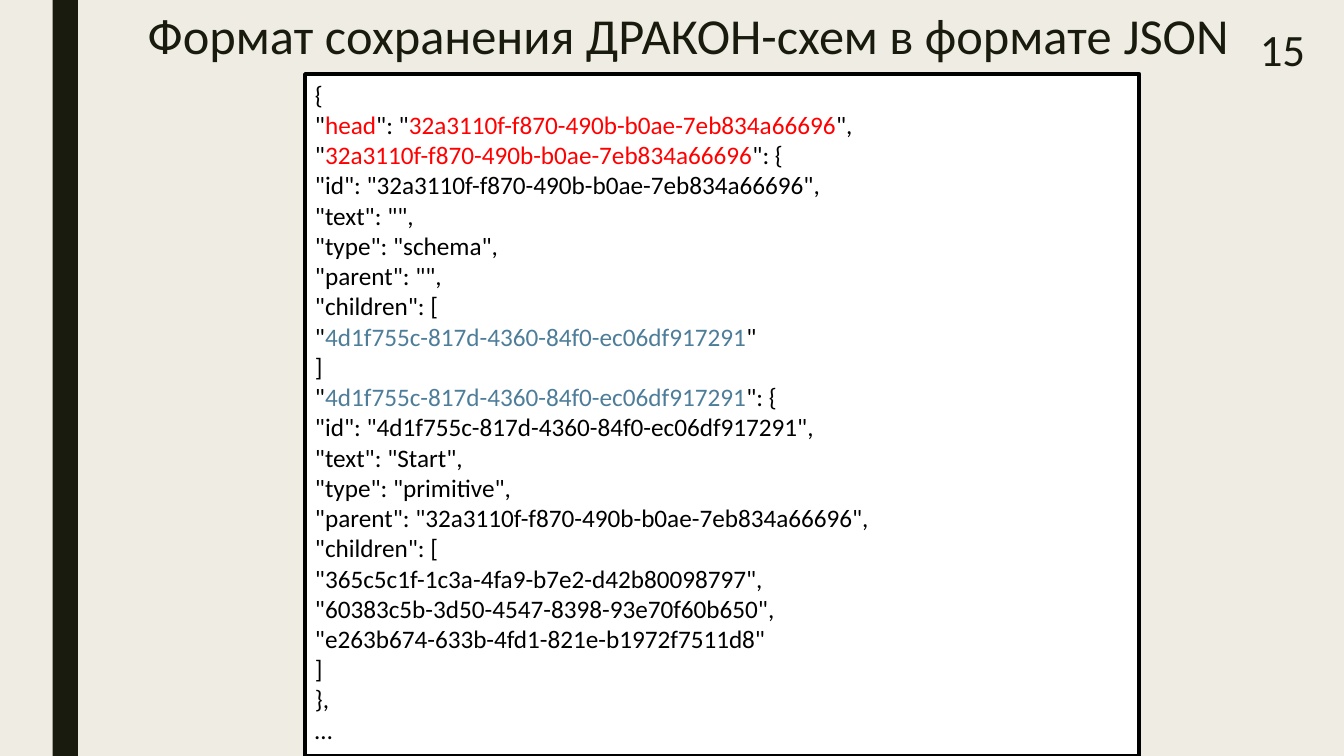
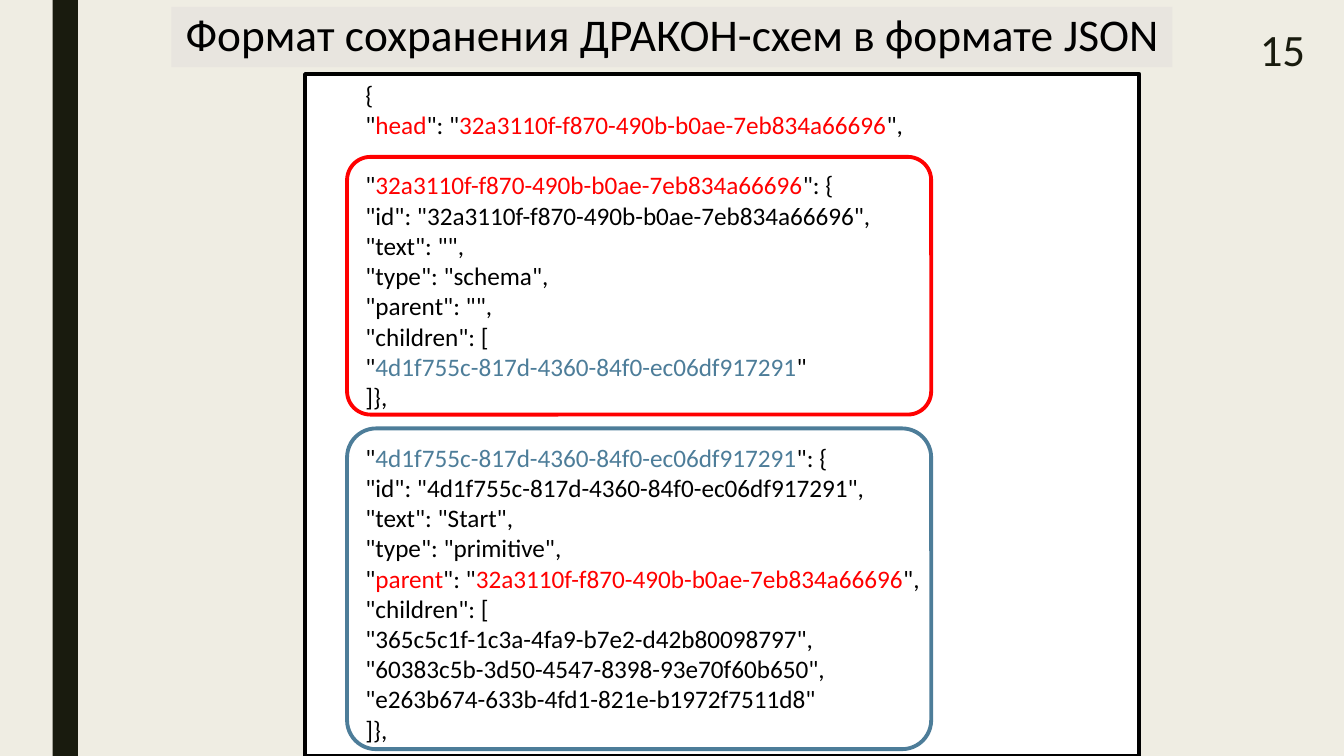
Before and after one commit to samarsky-canary/dragon, a slide deck: slide 15 of dizdocs/bakalavr.pptx. Drawn at 1344x756 pixels with LibreOffice and Linux fonts; fonts in the diff are those of the drawing. Boxes give left, top, right and bottom in pixels: in the first picture for what was removed or moved away, otherwise in the second. Text is boxed around its words. In the diff, an @@ line names an element or a change of style, - is before the commit and + after.

```diff
--- a/dizdocs/bakalavr.pptx
+++ b/dizdocs/bakalavr.pptx
@@ title "Формат сохранения ДРАКОН-схем в формате ...": place and size @@
-title "Формат сохранения ДРАКОН-схем в формате ..." at bbox=[148, 20, 1229, 63]
+title "Формат сохранения ДРАКОН-схем в формате ..." at bbox=[171, 7, 1173, 68]
@@ title "Формат сохранения ДРАКОН-схем в формате ..." at bbox=[171, 7, 1173, 68]: size 36 to 32.4 pt, text colour #191B0E to #000000; vertical alignment top to middle; fill none to #E8E5DF; outline none to #897B61 2.75 pt @@
@@ text in rectangle at bbox=[306, 74, 1140, 756]: text changed @@
-]
+  ]},
@@ text in rectangle at bbox=[306, 74, 1140, 756]: text changed @@
-]
-},
-…
+  ]},
@@ text in rectangle at bbox=[365, 116, 920, 709]: text colour #000000 to #FF0000 in ""parent": "32a3110f-f870-490b-b0ae-7eb834a66696","; list level 1 to 2 in "{"; list level 1 to 2 in ""head": "32a3110f-f870-490b-b0ae-7eb834a66696","; list level 1 to 2 in ""32a3110f-f870-490b-b0ae-7eb834a66696": {"; list level 1 to 2 in ""id": "32a3110f-f870-490b-b0ae-7eb834a66696","; list level 1 to 2 in ""text": "","; list level 1 to 2 in ""type": "schema","; list level 1 to 2 in ""parent": "","; list level 1 to 2 in ""children": ["; list level 1 to 2 in ""4d1f755c-817d-4360-84f0-ec06df917291""; list level 1 to 2 in ""4d1f755c-817d-4360-84f0-ec06df917291": {"; list level 1 to 2 in ""id": "4d1f755c-817d-4360-84f0-ec06df917291","; list level 1 to 2 in ""text": "Start","; list level 1 to 2 in ""type": "primitive","; list level 1 to 2 in ""parent": "32a3110f-f870-490b-b0ae-7eb834a66696","; list level 1 to 2 in ""365c5c1f-1c3a-4fa9-b7e2-d42b80098797","; list level 1 to 2 in ""60383c5b-3d50-4547-8398-93e70f60b650","; list level 1 to 2 in ""e263b674-633b-4fd1-821e-b1972f7511d8"" @@
@@ rounded rectangle added at bbox=[347, 157, 932, 415], outline #FF0000 2.75 pt @@
@@ rounded rectangle added at bbox=[347, 429, 932, 749], outline #4D7D99 2.75 pt @@
```
Also in this commit, not shown: 21 other slides changed, 1 slide added, 3 slides removed, 5 other files.
